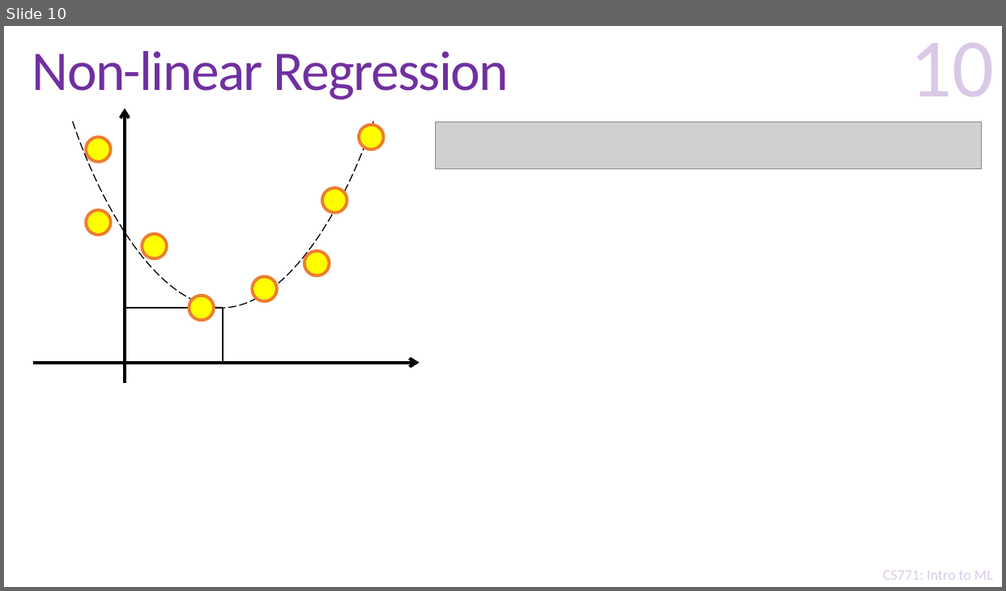
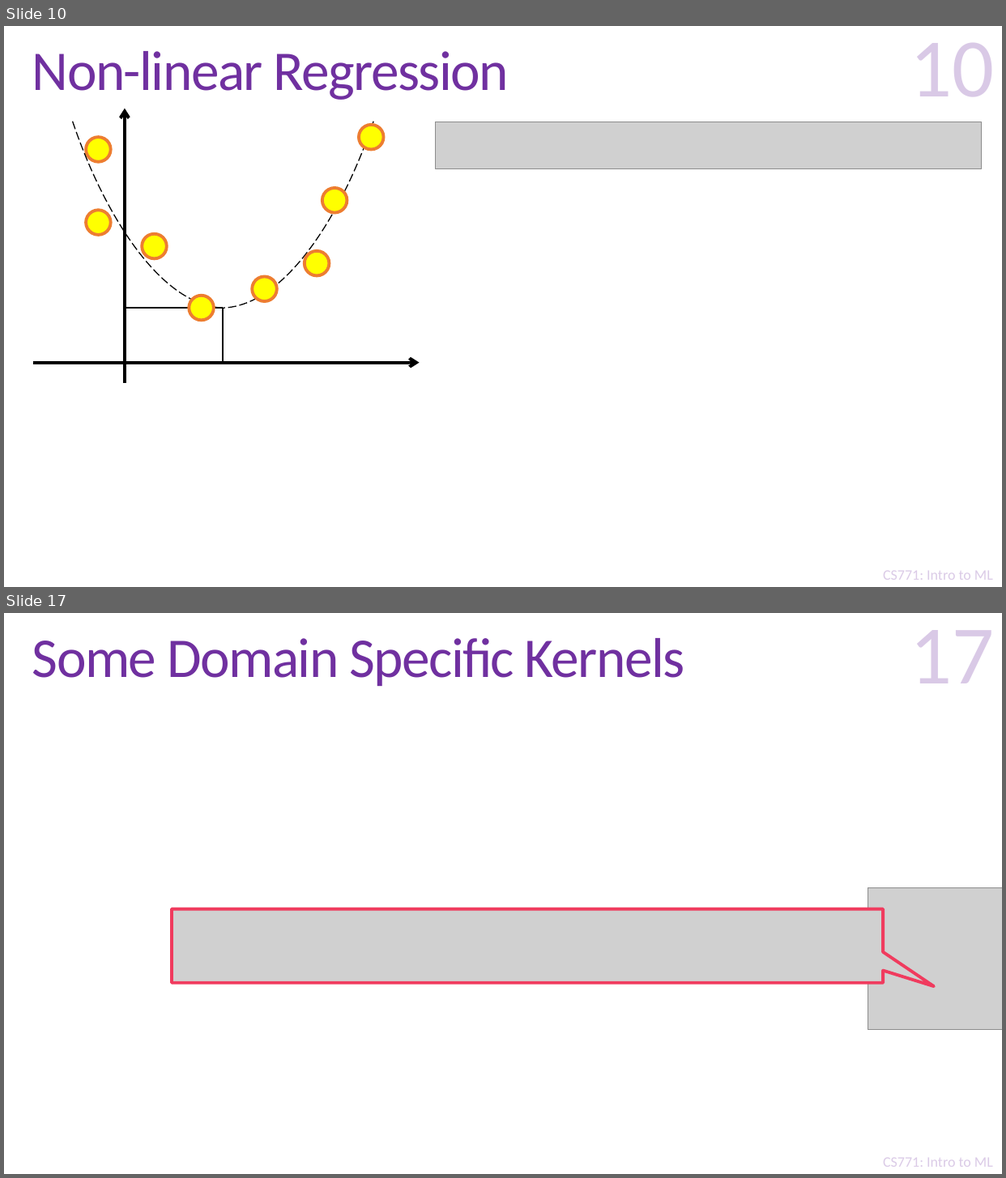
Before and after one commit to purushottamkar/ml19-20w, a slide deck: lecture_slides/19_Learning with Kernels.pptx. Shown one above the other, each under a label of ours: slide 10 before the commit, slides 10 and 17 after it; the slides between them are not shown. The pictures are 1006x591 and 1006x1178 pixels, drawn with LibreOffice and Linux fonts; fonts in the diff are those of the drawing; grey boxes stand for pictures; background and template pictures are left out. Boxes give left, top, right and bottom in pixels: in the first picture for what was removed or moved away, otherwise in the second. Text is boxed around its words. In the diff, an @@ line names an element or a change of style, - is before the commit and + after.

```diff
--- a/lecture_slides/19_Learning with Kernels.pptx
+++ b/lecture_slides/19_Learning with Kernels.pptx
@@ slide 17 added at (x1=4, y1=613, x2=1002, y2=1174), background #FFFFFF; not listed: 2 template elements that a slide beside it also shows @@
@@ page number added at (x1=910, y1=630, x2=995, y2=683), 80 pt, text #7030A0 at 25% opacity @@
+17
@@ title added at (x1=32, y1=638, x2=684, y2=686), 54 pt, text #7030A0 @@
+Some Domain Specific Kernels
@@ picture added at (x1=868, y1=888, x2=1002, y2=1030) @@
@@ picture added at (x1=172, y1=909, x2=883, y2=983) @@
```
Also in this commit, not shown: 17 other slides added.
